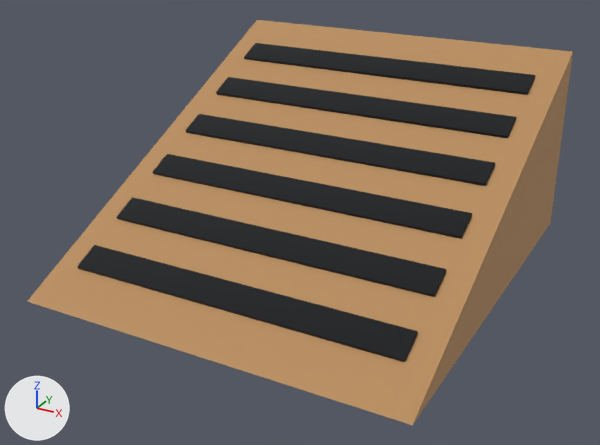
What one commit did to the glTF model exercise-motion/models/machines/slant-board.glb.
Camera for both pictures: a 50 mm lens placed at (0.431, -0.819, 0.454), pointed at (-0.003, -0.03, 0.06). The axes (+X, +Y, +Z) are drawn at lower left. The lights are the same throughout. The older version comes first. Where no turn or scale is listed for an object, it has been applied to the vertices.

Names of what the first picture shows: 'frame.rubber', 'frame.wood'.
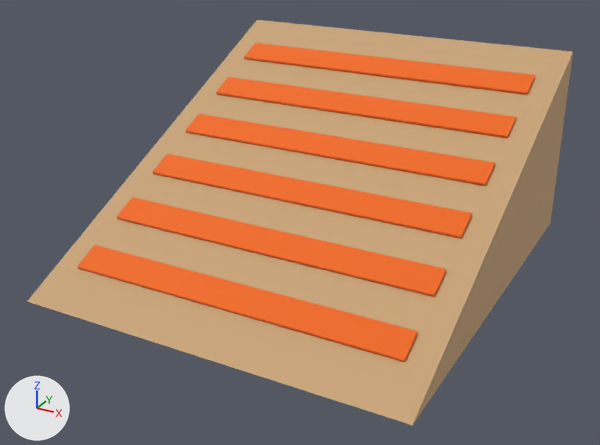
Where the change shows, as pixel boxes [x1, y1, x2, y2] in the pictures (600 x 445 px):
'frame.wood', recoloured (orange to brown): [27, 20, 573, 425] in both
'frame.rubber', recoloured (black to orange): [77, 43, 535, 362] in both

Diff of the bpy script that builds the scene:
```diff
--- a/exercise-motion/models/machines/slant-board.glb.py
+++ b/exercise-motion/models/machines/slant-board.glb.py
@@ mat_mat_wood @@
 mat_mat_wood = principled_material('mat_wood')
-mat_mat_wood.base_color = (0.485, 0.266, 0.107)  # orange #b98d5c
+mat_mat_wood.base_color = (0.584, 0.371, 0.184)  # brown #c9a477
 mat_mat_wood.metallic = 0.02
@@ mat_mat_tread @@
+mat_mat_tread = principled_material('mat_tread')
+mat_mat_tread.base_color = (0.888, 0.147, 0.0123)  # orange #f26b1d
+mat_mat_tread.metallic = 0.02
+mat_mat_tread.roughness = 0.86
@@ me_frame_rubber @@
 me_frame_rubber.from_pydata(...)  # 336 vertices, 648 faces; spans x -0.2..0.2, y -0.198..0.197, z 0.025..0.212
-me_frame_rubber.materials.append(mat_mat_rubber)  # black #15171b
+me_frame_rubber.materials.append(mat_mat_tread)  # orange #f26b1d
```
